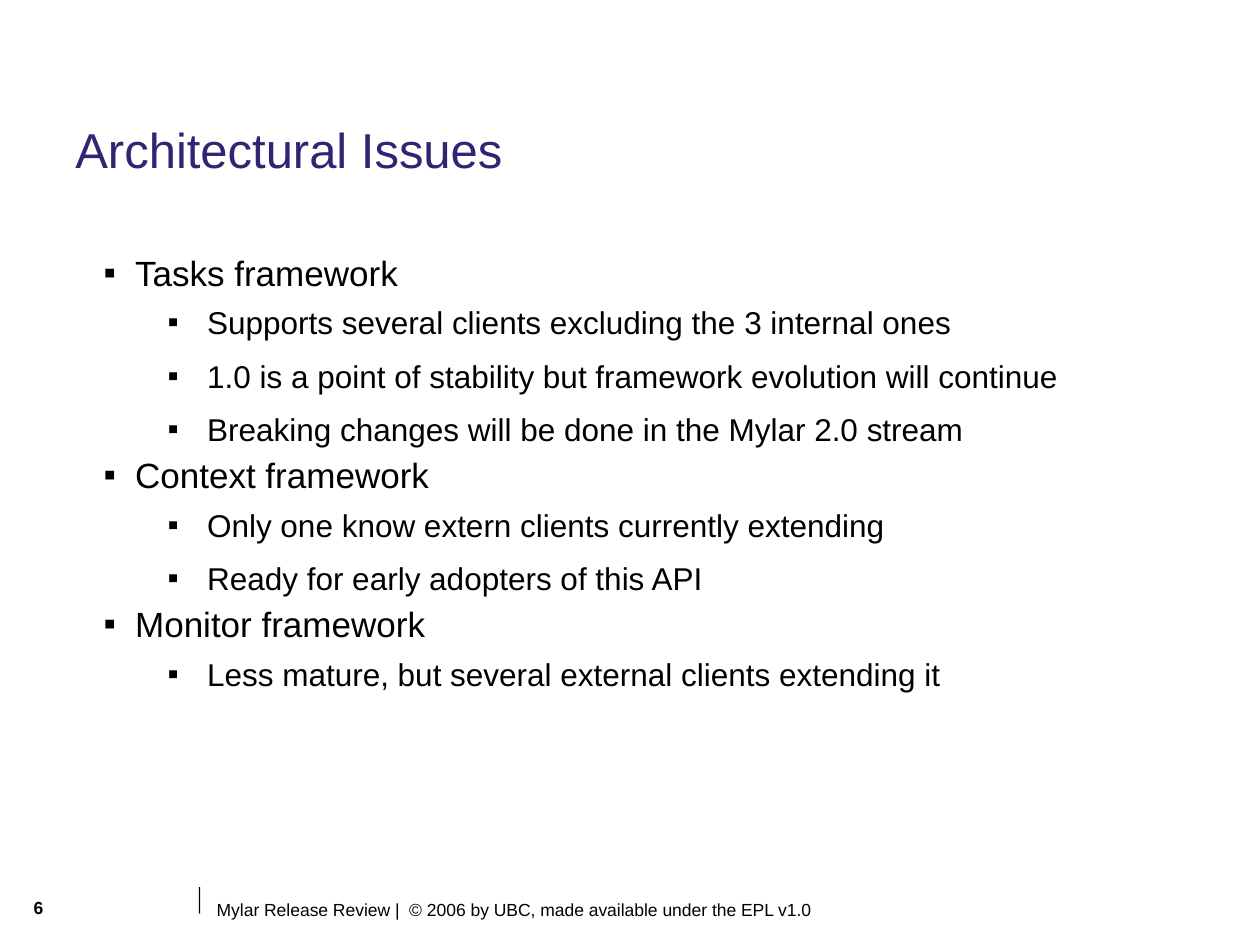
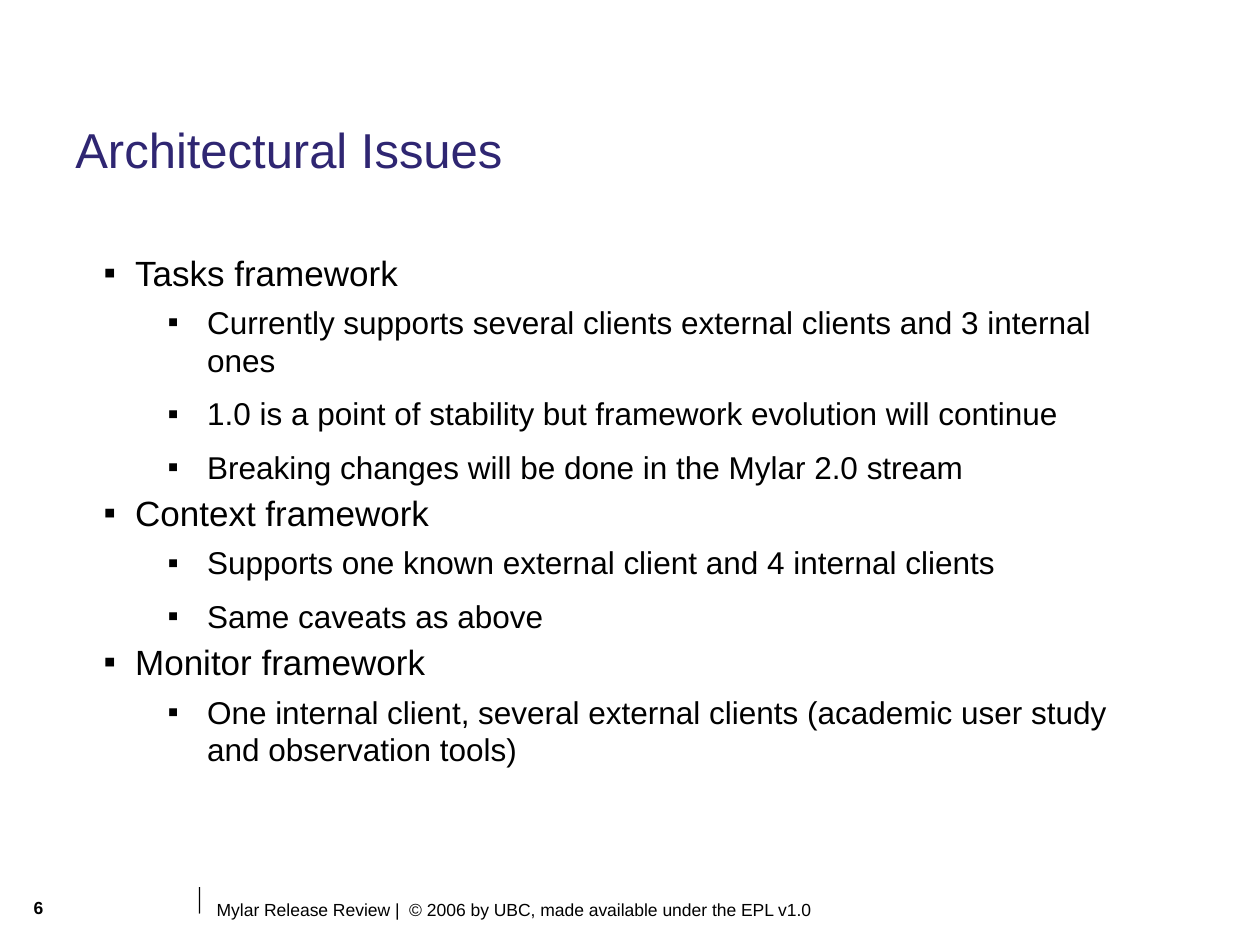
Before and after one commit to eclipse-mylyn/mylyn-website, a slide deck: slide 6 of publications/2006-11-mylar-release-review.ppt. Drawn at 1260x945 pixels with LibreOffice and Linux fonts; fonts in the diff are those of the drawing; background and template pictures are left out. Boxes give left, top, right and bottom in pixels: in the first picture for what was removed or moved away, otherwise in the second. Text is boxed around its words. In the diff, an @@ line names an element or a change of style, - is before the commit and + after.

```diff
--- a/publications/2006-11-mylar-release-review.ppt
+++ b/publications/2006-11-mylar-release-review.ppt
@@ text at <box>207,311,1090,373</box>: text changed @@
-  ▪ Supports several clients excluding the 3 internal ones
+  ▪ Currently supports several clients external clients and 3 internal ones
@@ text at <box>207,551,994,629</box>: text changed @@
-  ▪ Only one know extern clients currently extending
-  ▪ Ready for early adopters of this API
+  ▪ Supports one known external client and 4 internal clients
+  ▪ Same caveats as above
@@ text at <box>207,701,1106,767</box>: text changed @@
-  ▪ Less mature, but several external clients extending it
+  ▪ One internal client, several external clients (academic user study and observation tools)
```
Also in this commit, not shown: 5 other slides changed.
